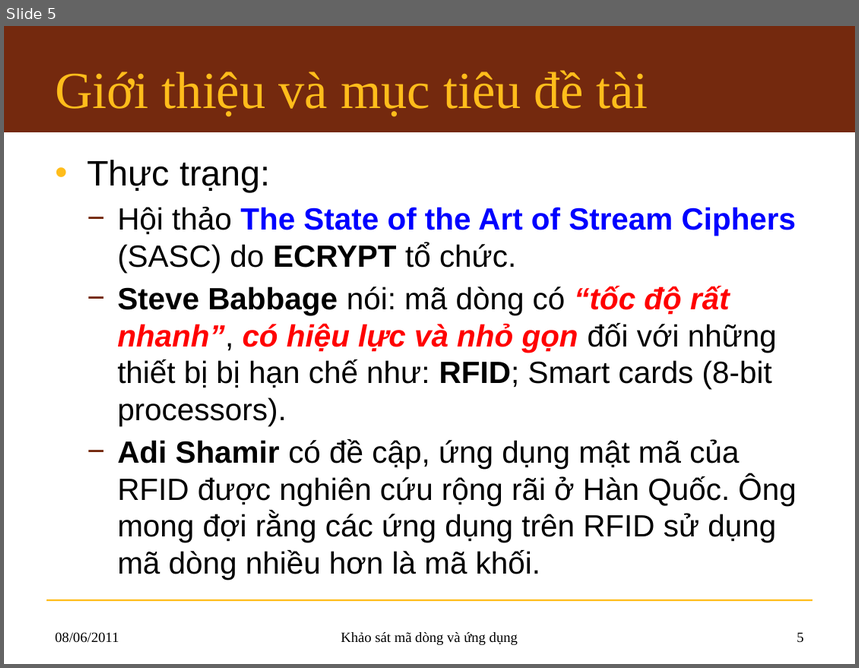
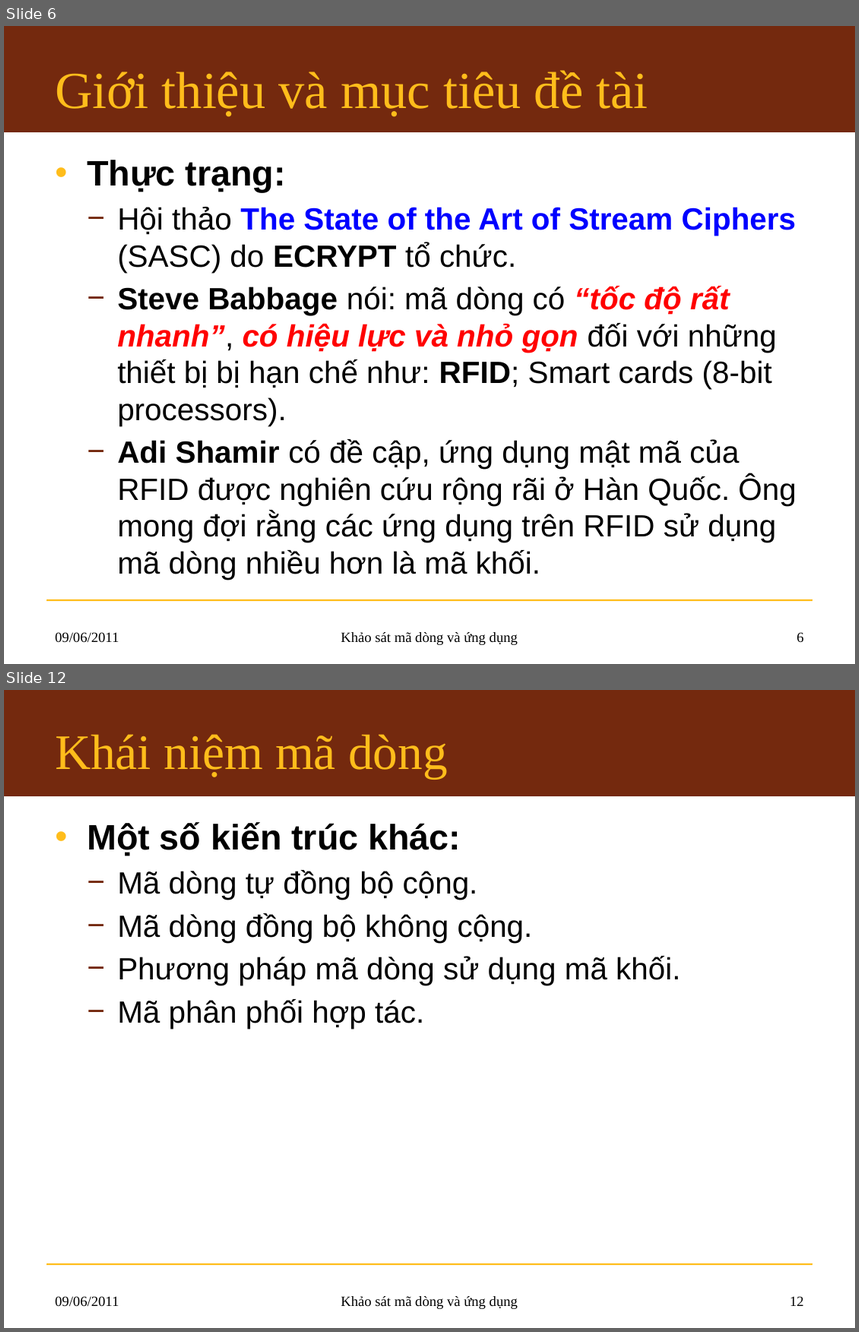
Before and after one commit to hemprasad/lvmm-sc, a slide deck: 7.Slide/KLTN_Slide.pptx. Shown one above the other, each under a label of ours: slide 5 before the commit, slides 6 and 12 after it; the slides between them are not shown. The pictures are 859x668 and 859x1332 pixels, drawn with LibreOffice and Linux fonts; fonts in the diff are those of the drawing; background and template pictures are left out. Boxes give left, top, right and bottom in pixels: in the first picture for what was removed or moved away, otherwise in the second. Text is boxed around its words. In the diff, an @@ line names an element or a change of style, - is before the commit and + after.

```diff
--- a/7.Slide/KLTN_Slide.pptx
+++ b/7.Slide/KLTN_Slide.pptx
@@ slide 12 added at <box>4,690,855,1328</box>, background #FFFFFF; not listed: 2 template elements that a slide beside it also shows @@
@@ title added at <box>55,734,448,779</box>, 42 pt, text #FFBD1B @@
+Khái niệm mã dòng
@@ text added at <box>87,822,680,1029</box>, 26 pt, text #000000 @@
+• Một số kiến trúc khác:
+  − Mã dòng tự đồng bộ cộng.
+  − Mã dòng đồng bộ không cộng.
+  − Phương pháp mã dòng sử dụng mã khối.
+  − Mã phân phối hợp tác.
@@ text added at <box>55,1296,119,1307</box>, 12 pt, text #000000 @@
+09/06/2011
@@ text added at <box>341,1296,518,1309</box>, 12 pt, text #000000 @@
+Khảo sát mã dòng và ứng dụng
@@ page number added at <box>790,1296,804,1306</box>, 12 pt, text #000000 @@
+12
@@ what was slide 5 is now slide 6 @@
@@ slide 6 changed as well @@
@@ text at <box>87,160,286,193</box>: bold on in "Thực trạng:" @@
@@ text at <box>55,632,119,643</box>: text changed @@
-08/06/2011
+09/06/2011
@@ page number at <box>797,632,804,643</box>: text changed @@
-5
+6
```
Also in this commit, not shown: 6 other slides changed, 9 other slides added.
